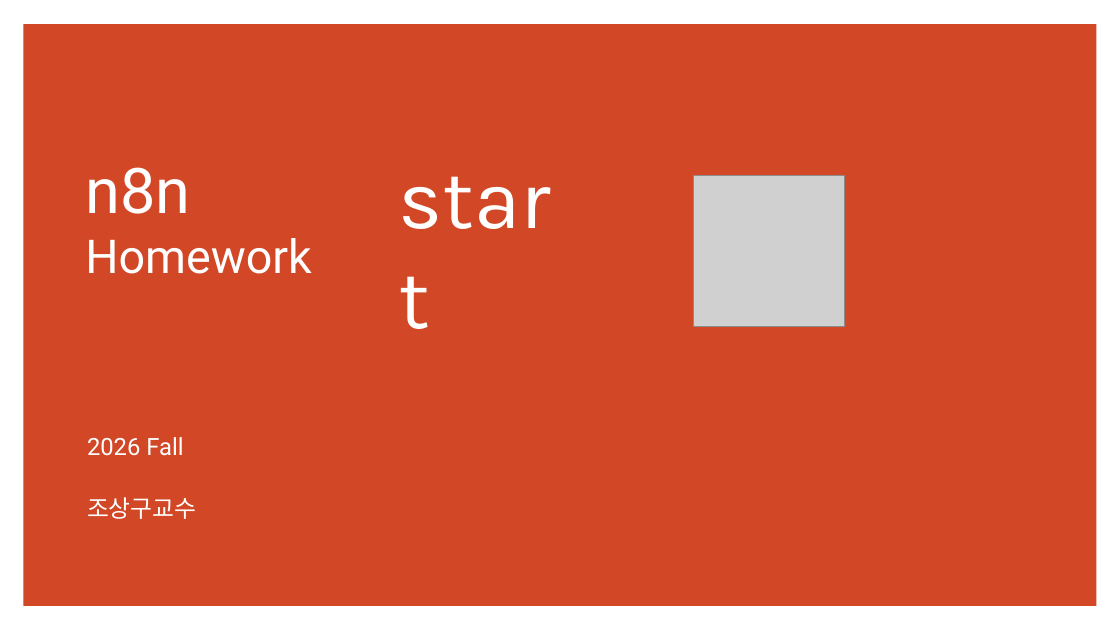
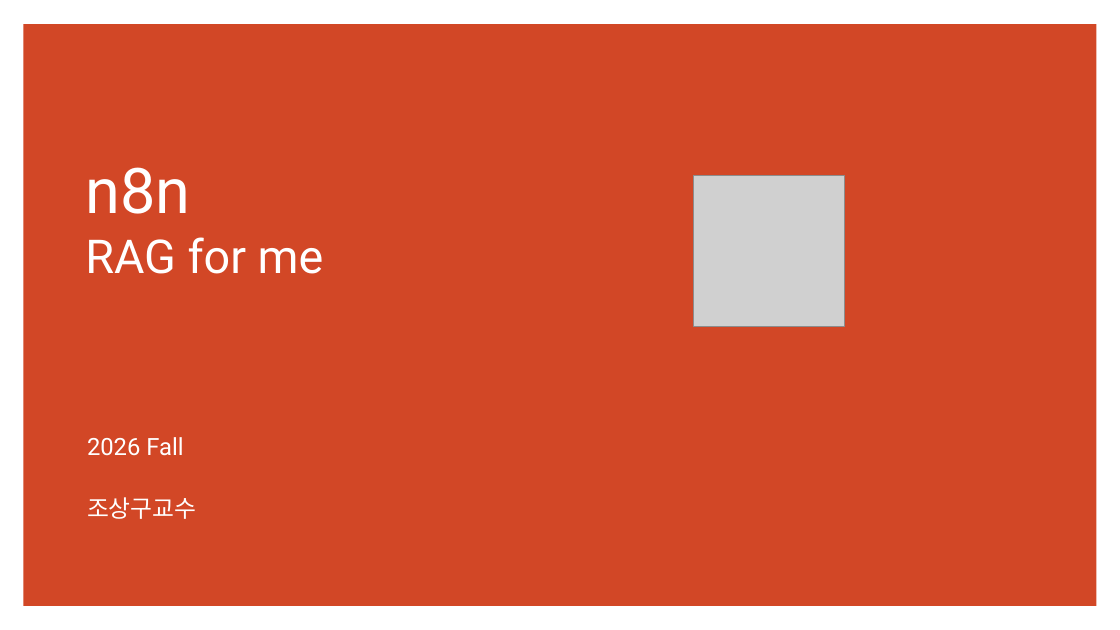
Before and after one commit to ancestor9/2026_Fall_AI-Workflow, a slide deck: slide 82 of PPTs/04_AI Workflow_n8n.pptx (slide 64 before the commit). Drawn at 1120x630 pixels with LibreOffice and Linux fonts; fonts in the diff are those of the drawing; grey boxes stand for pictures. Boxes give left, top, right and bottom in pixels: in the first picture for what was removed or moved away, otherwise in the second. Text is boxed around its words. In the diff, an @@ line names an element or a change of style, - is before the commit and + after.

```diff
--- a/PPTs/04_AI Workflow_n8n.pptx
+++ b/PPTs/04_AI Workflow_n8n.pptx
@@ text removed at (390, 140, 560, 352) @@
-start
@@ title at (85, 167, 324, 274): text changed @@
-n8n
-Homework
+n8n
+RAG for me
```
Also in this commit, not shown: 4 other slides changed, 9 slides added.
